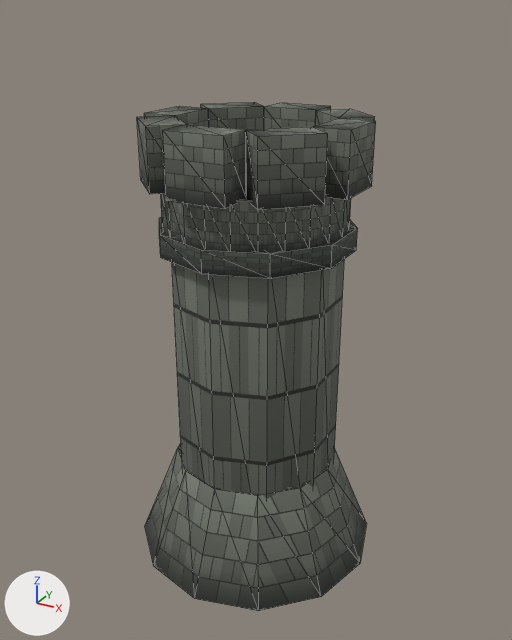
Before and after pictures for a commit that changed the glTF model products/castle_kit_grimforge_v1/models_gltf/wall_corner_dark.gltf.
The view is the same before and after, from a camera (50 mm lens) standing at (0.89, -1.619, 1.535) and looking at (0.003, -0.004, 0.728). The lights are fixed; the arrows at lower left show +X, +Y and +Z. The picture after the commit comes second. Mesh edges are drawn as thin lines. Vertices at exactly the same position are counted once.

Script lines for the objects in view, before the commit:
```python
me_cylinder_154 = bpy.data.meshes.new('Cylinder.154')
me_cylinder_154.from_pydata(...)  # 176 vertices, 304 faces; spans x -0.36..0.36, y -0.36..0.36, z 0.0..1.285
me_cylinder_154.materials.append(mat_kit_atlas_mat)
ob_wall_corner_dark = bpy.data.objects.new('wall_corner_dark', me_cylinder_154)
ob_wall_corner_dark.location = (0.0, 0.0, 0.0)
```
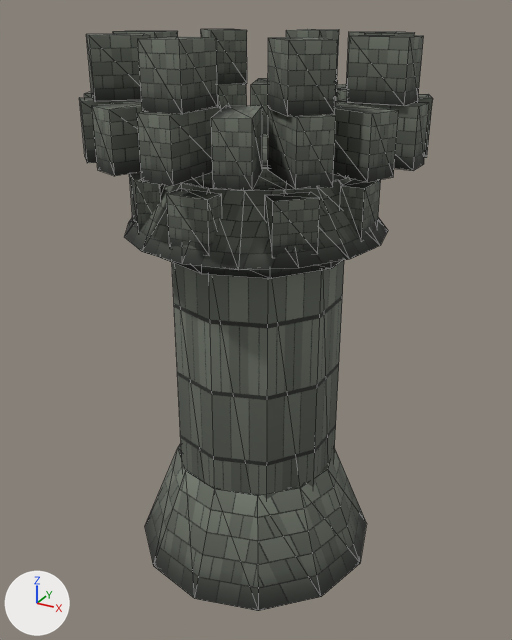
Changed parts and their boxes (x1, y1, x2, y2) in the pictures (512 x 640 px):
'wall_corner_dark', reshaped (48% wider, 14% taller): before (137, 102, 376, 611); after (79, 29, 433, 611)
part 1 of me_cylinder_154, added: after (125, 177, 388, 270)
part 2 of me_cylinder_154, added: after (340, 179, 381, 240)
part 3 of me_cylinder_154, added: after (167, 188, 222, 254)
part 4 of me_cylinder_154, added: after (182, 134, 347, 191)
part 5 of me_cylinder_154, added: after (336, 98, 429, 170)
part 6 of me_cylinder_154, added: after (137, 105, 221, 186)
part 7 of me_cylinder_154, added: after (347, 35, 424, 106)
part 8 of me_cylinder_154, added: after (286, 29, 339, 82)
part 9 of me_cylinder_154, added: after (113, 31, 178, 38)
part 10 of me_cylinder_154, added: after (138, 37, 218, 114)
part 11 of me_cylinder_154, deleted: before (264, 103, 331, 129)
part 12 of me_cylinder_154, deleted: before (163, 125, 246, 209)
part 13 of me_cylinder_154, deleted: before (144, 106, 209, 126)
part 14 of me_cylinder_154, deleted: before (312, 118, 376, 200)
part 15 of me_cylinder_154, built on: before (137, 102, 375, 252); after (79, 29, 433, 256)

The change in detail:
me_cylinder_154 is used by ob_wall_corner_dark; location (0.0, 0.0, 0.0).
me_cylinder_154 had 176 vertices, 304 faces and spanned x -0.36..0.36, y -0.36..0.36, z 0.0..1.285.
me_cylinder_154 now has 384 vertices, 620 faces and spans x -0.427..0.427, y -0.427..0.427, z 0.0..1.48.
me_cylinder_154 part 1: a new loose piece, a 16-sided cut cone along z (radius 0.35 at the low end, 0.23 at the high end) spanning x -0.35..0.35, y -0.35..0.35, z 1.0..1.15, in mat_kit_atlas_mat.
me_cylinder_154 part 2: a new loose piece, a box spanning x 0.26..0.32, y -0.055..0.055, z 1.02..1.15, in mat_kit_atlas_mat.
me_cylinder_154 part 3: a new loose piece, a box spanning x -0.055..0.055, y -0.32..-0.26, z 1.02..1.15, in mat_kit_atlas_mat.
me_cylinder_154 part 4: a new loose piece, a 16-sided cylinder along z spanning x -0.25..0.25, y -0.25..0.25, z 1.155..1.205, in mat_kit_atlas_mat.
me_cylinder_154 part 5: a new loose piece, a box spanning x 0.233..0.427, y -0.04..0.04, z 1.2..1.34, in mat_kit_atlas_mat.
me_cylinder_154 part 6: a new loose piece, a box spanning x -0.04..0.04, y -0.427..-0.233, z 1.2..1.34, in mat_kit_atlas_mat.
me_cylinder_154 part 7: a new loose piece, a box spanning x 0.263..0.397, y -0.05..0.05, z 1.34..1.48, in mat_kit_atlas_mat.
me_cylinder_154 part 8: a new loose piece, a box spanning x -0.05..0.05, y 0.263..0.397, z 1.34..1.48, in mat_kit_atlas_mat.
me_cylinder_154 part 9: a new loose piece, a box spanning x -0.397..-0.263, y -0.05..0.05, z 1.34..1.48, in mat_kit_atlas_mat.
me_cylinder_154 part 10: a new loose piece, a box spanning x -0.05..0.05, y -0.397..-0.263, z 1.34..1.48, in mat_kit_atlas_mat.
me_cylinder_154 part 11: the loose piece of 8 vertices spanning x -0.08..0.08, y 0.191..0.289, z 1.125..1.285 is deleted.
me_cylinder_154 part 12: the loose piece of 8 vertices spanning x -0.08..0.08, y -0.289..-0.191, z 1.125..1.285 is deleted.
me_cylinder_154 part 13: the loose piece of 8 vertices spanning x -0.289..-0.191, y -0.08..0.08, z 1.125..1.285 is deleted.
me_cylinder_154 part 14: the loose piece of 8 vertices spanning x 0.191..0.289, y -0.08..0.08, z 1.125..1.285 is deleted.
Part 15, on me_cylinder_154:
80 vertices are removed from x -0.261..0.261, y -0.261..0.261, z 1.0..1.285.
140 faces are deleted.
80 vertices are added at x -0.41..0.41, y -0.41..0.41, z 1.02..1.34.
64 new vertices lie (0.0, 0.0, 0.14) away from vertices in x -0.41..0.41, y -0.41..0.41, z 1.2..1.34.
16 new vertices lie (0.0, 0.0, 0.13) away from vertices in x -0.265..0.265, y -0.265..0.265, z 1.02.
240 new faces join them.
Other edits to the shape of me_cylinder_154 do not show in these pictures.
